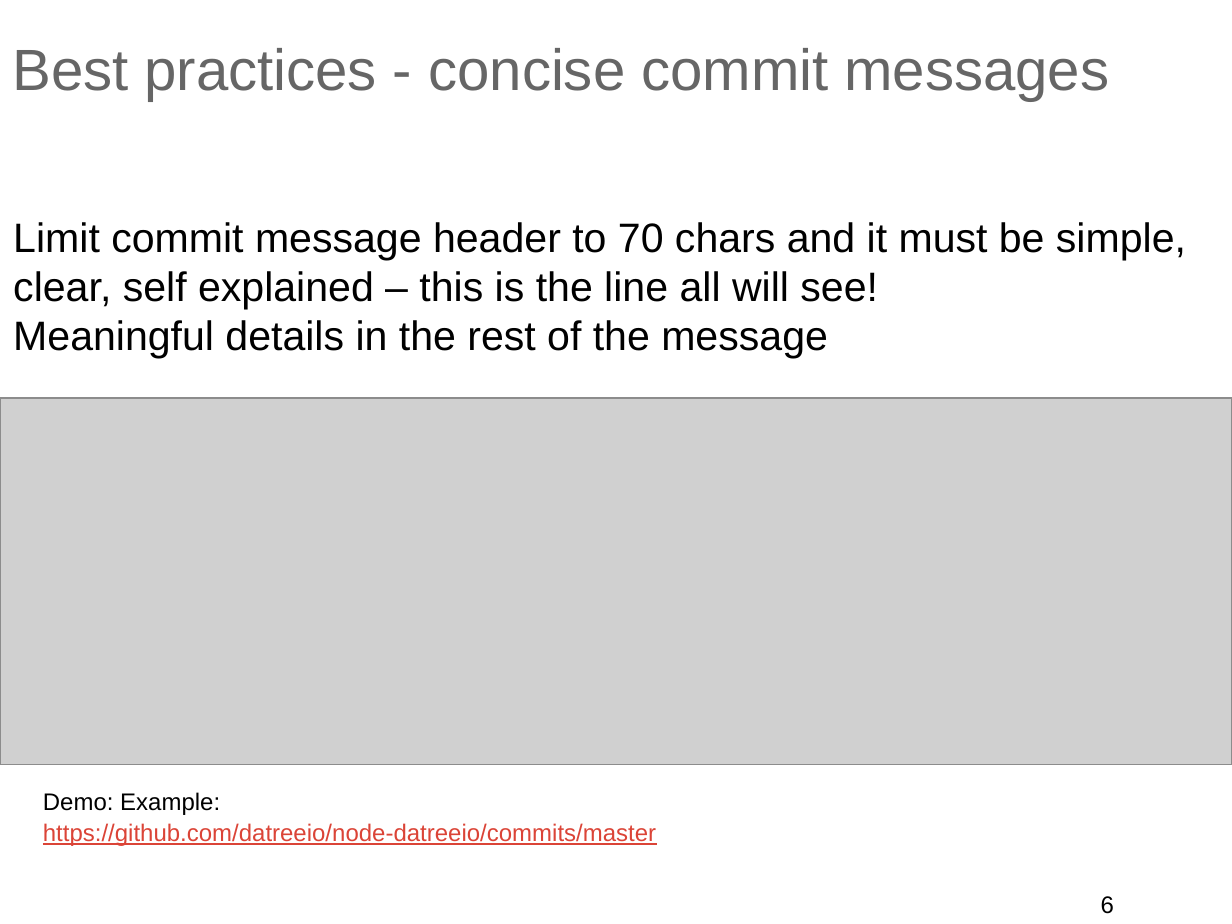
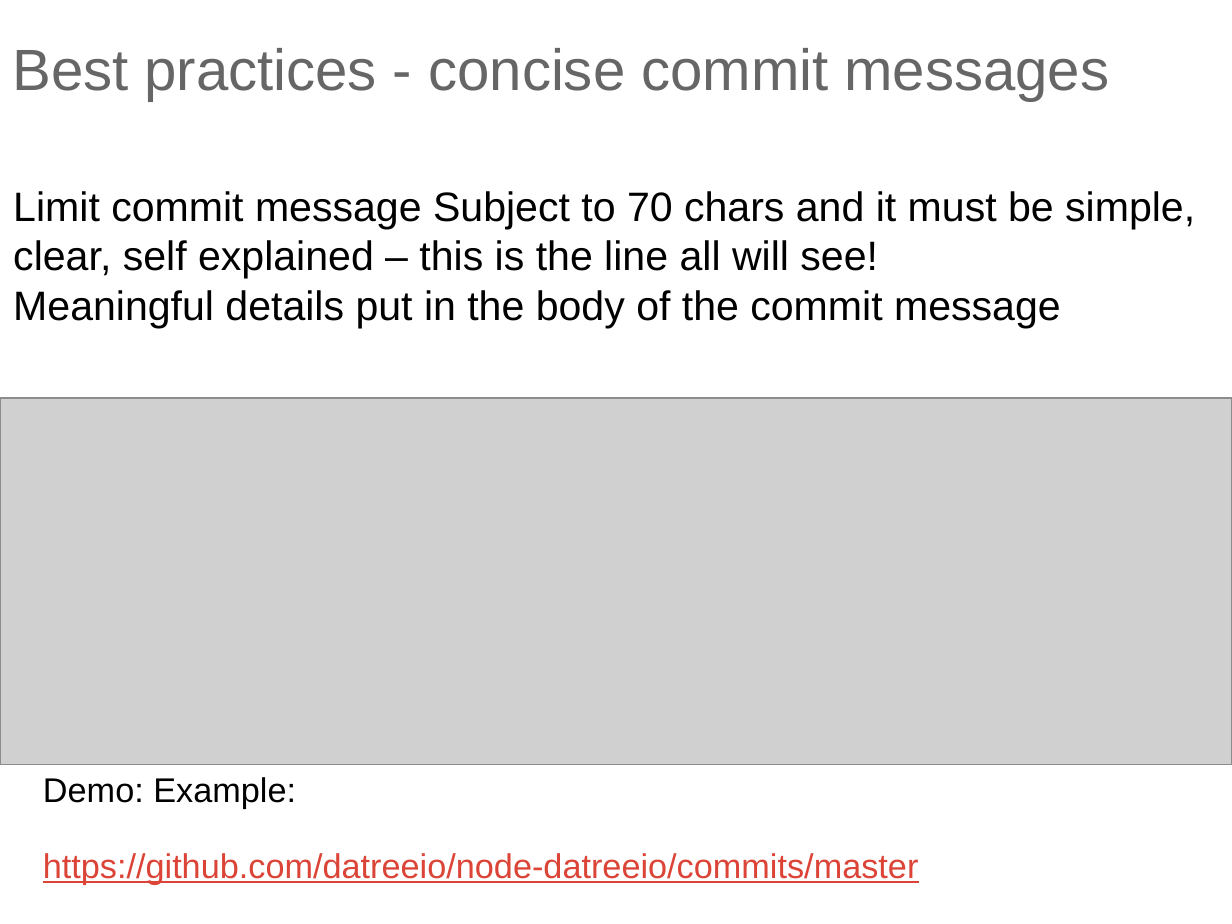
Before and after one commit to ilyaro/mysite, a slide deck: slide 8 of WorkStuff/Courses/Git/Git_Best_Practices/Git_Best_Practices.pptx (slide 6 before the commit). Drawn at 1232x924 pixels with LibreOffice and Linux fonts; fonts in the diff are those of the drawing; grey boxes stand for pictures. Boxes give left, top, right and bottom in pixels: in the first picture for what was removed or moved away, otherwise in the second. Text is boxed around its words. In the diff, an @@ line names an element or a change of style, - is before the commit and + after.

```diff
--- a/WorkStuff/Courses/Git/Git_Best_Practices/Git_Best_Practices.pptx
+++ b/WorkStuff/Courses/Git/Git_Best_Practices/Git_Best_Practices.pptx
@@ text at box(13, 191, 1195, 328): text changed @@
-Limit commit message header to 70 chars and it must be simple, clear, self explained – this is the line all will see!
-Meaningful details in the rest of the message
+Limit commit message Subject to 70 chars and it must be simple, clear, self explained – this is the line all will see!
+Meaningful details put in the body of the commit message
@@ text "Demo: Example:": place and size @@
-text "Demo: Example:" at box(43, 792, 220, 815)
+text "Demo: Example:" at box(43, 777, 296, 809)
@@ text "Demo: Example:" at box(43, 777, 296, 809): size 14 to 20 pt @@
@@ text "https://github.com/datreeio/node-datreeio/commits/master" at box(43, 853, 919, 884): size 14 to 20 pt @@
@@ text "https://github.com/datreeio/node-datreeio/commits/master": place and size @@
-text "https://github.com/datreeio/node-datreeio/commits/master" at box(43, 823, 656, 846)
+text "https://github.com/datreeio/node-datreeio/commits/master" at box(43, 853, 919, 884)
@@ page number removed at box(1101, 896, 1114, 914) @@
-6
```
Also in this commit, not shown: 3 other slides changed, 2 other files.
